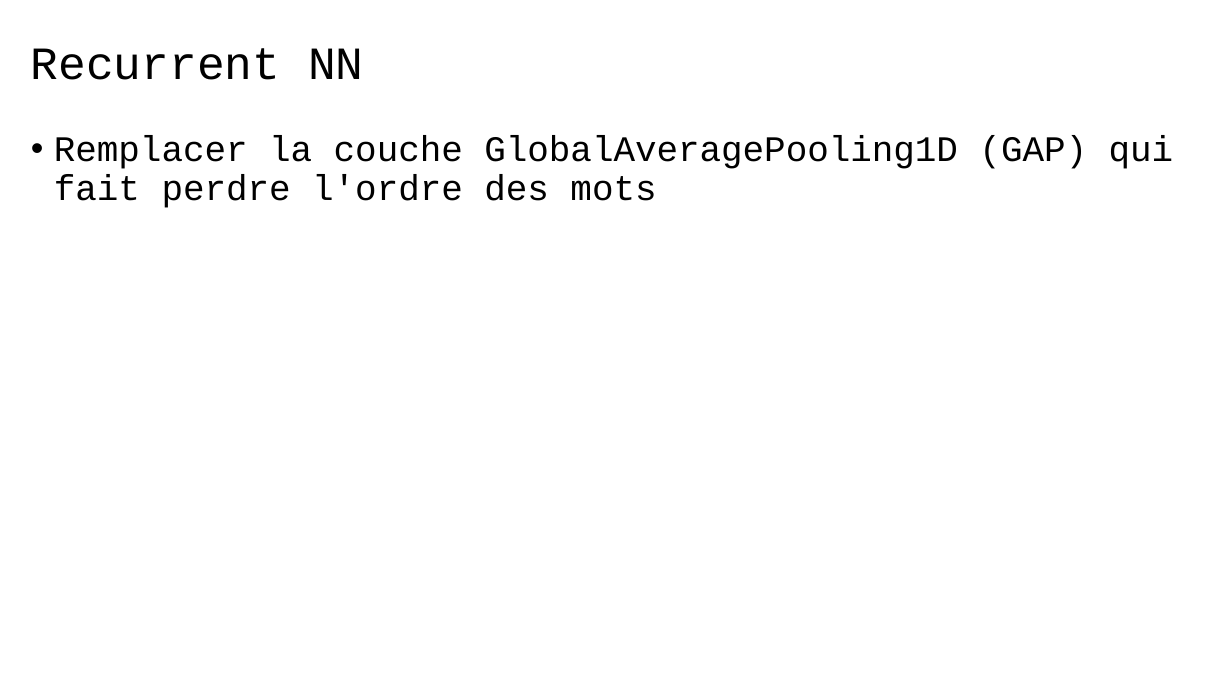
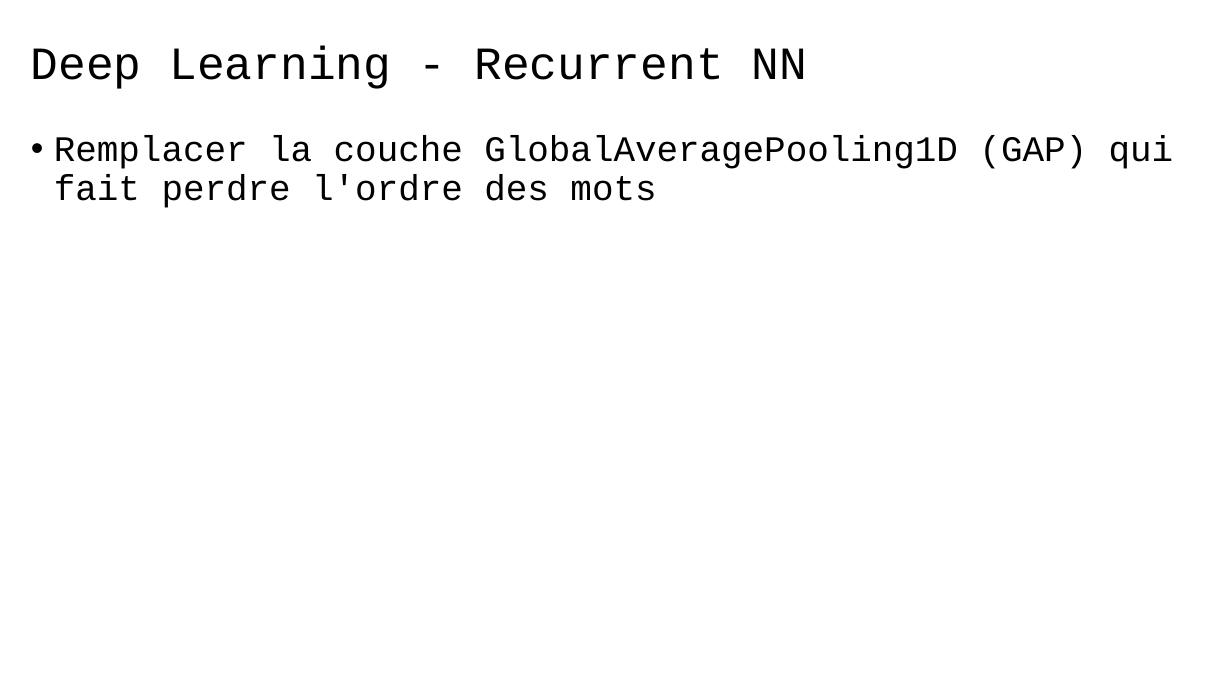
Before and after one commit to 40tude/fullstack_mars_2024, a slide deck: slide 28 of 12_assets/course_review.pptx (slide 13 before the commit). Drawn at 1232x693 pixels with LibreOffice and Linux fonts; fonts in the diff are those of the drawing. Boxes give left, top, right and bottom in pixels: in the first picture for what was removed or moved away, otherwise in the second. Text is boxed around its words. In the diff, an @@ line names an element or a change of style, - is before the commit and + after.

```diff
--- a/12_assets/course_review.pptx
+++ b/12_assets/course_review.pptx
@@ title at [31,46,807,89]: text changed @@
-Recurrent NN
+Deep Learning - Recurrent NN
```
Also in this commit, not shown: 11 other slides changed, 16 slides added, 1 slide removed, 18 other files.
